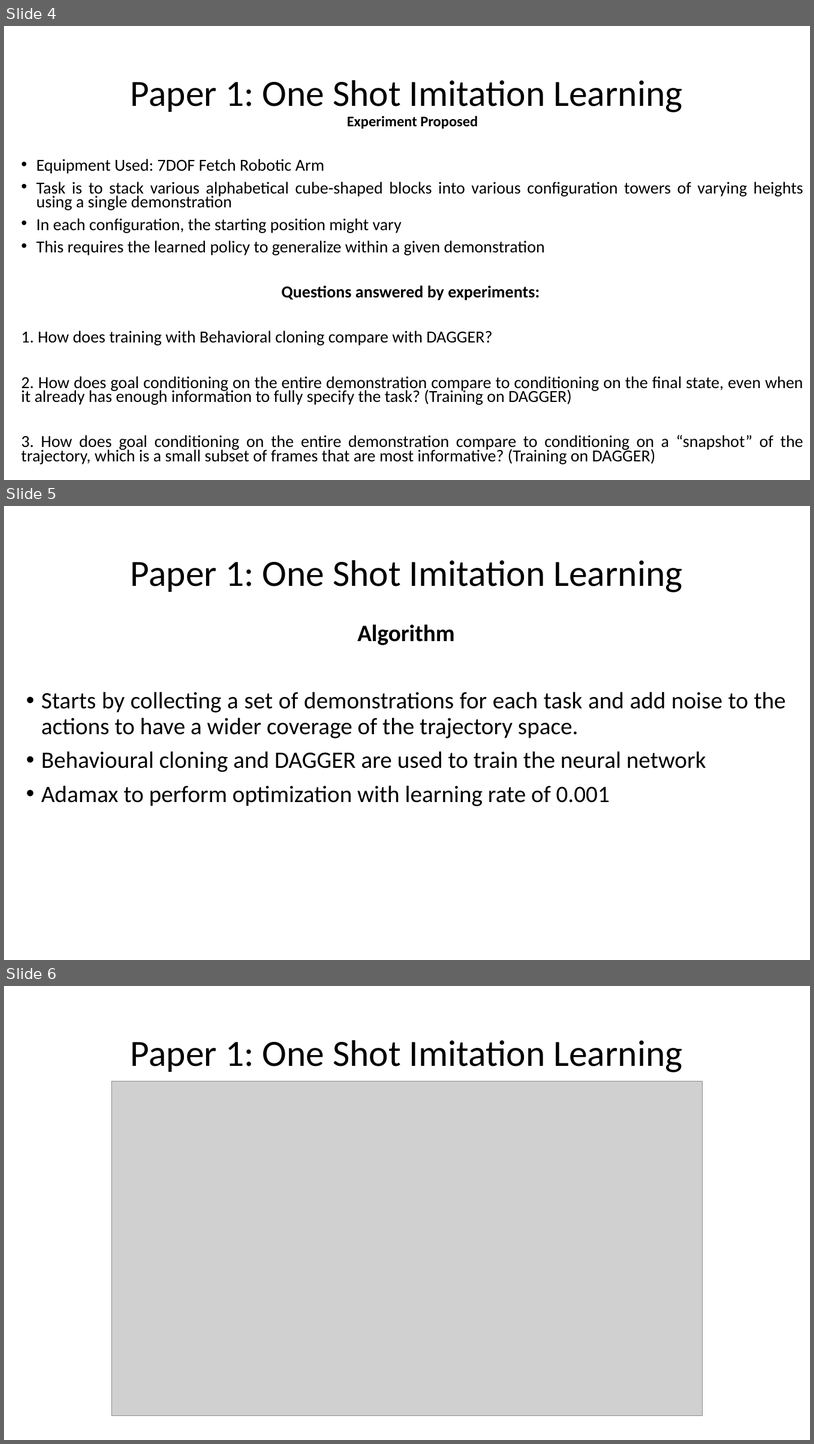
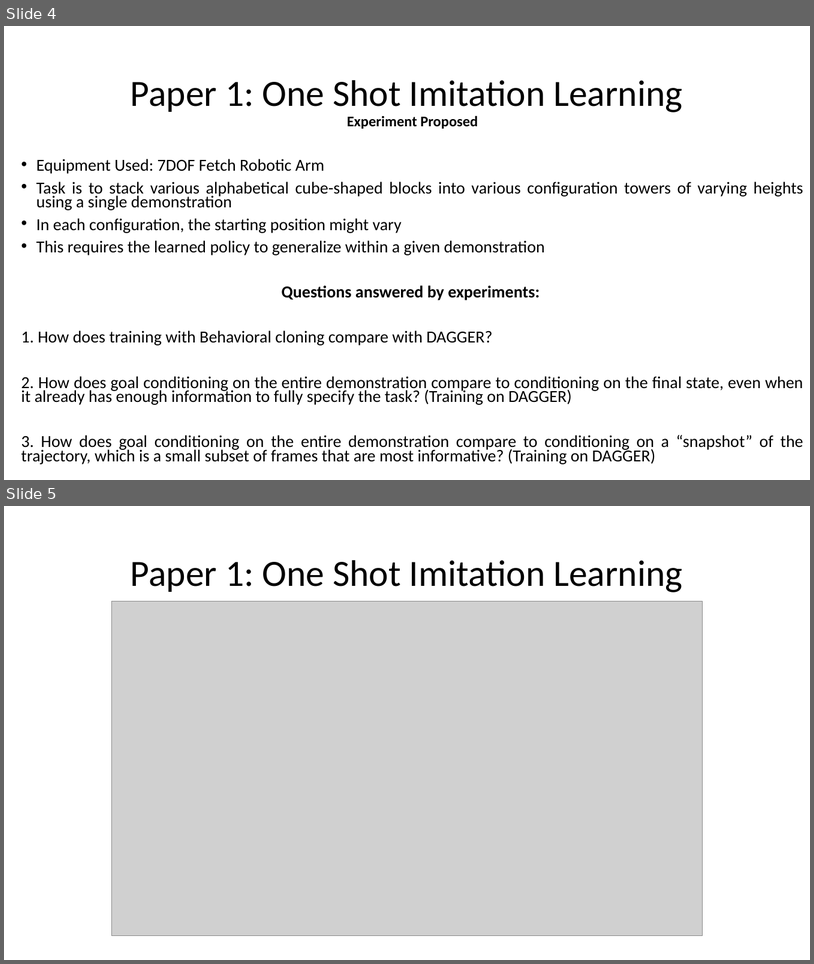
Before and after one commit to kaushikbalasundar/CPDM_DoBot, a slide deck: PPT1_Proposal.pptx. Shown one above the other, each under a label of ours: slides 4, 5 and 6 before the commit, slides 4 and 5 after it. The pictures are 814x1444 and 814x964 pixels, drawn with LibreOffice and Linux fonts; fonts in the diff are those of the drawing; grey boxes stand for pictures. Boxes give left, top, right and bottom in pixels: in the first picture for what was removed or moved away, otherwise in the second. Text is boxed around its words. In the diff, an @@ line names an element or a change of style, - is before the commit and + after.

```diff
--- a/PPT1_Proposal.pptx
+++ b/PPT1_Proposal.pptx
@@ slide 5 removed at (x1=4, y1=506, x2=810, y2=960), background #FFFFFF @@
@@ title removed at (x1=131, y1=560, x2=683, y2=592) @@
-Paper 1: One Shot Imitation Learning
@@ text removed at (x1=41, y1=624, x2=786, y2=806) @@
-Algorithm
-• Starts by collecting a set of demonstrations for each task and add noise to the actions to have a wider coverage of the trajectory space.
-• Behavioural cloning and DAGGER are used to train the neural network
-• Adamax to perform optimization with learning rate of 0.001
@@ what was slide 6 is now slide 5 @@
```
Also in this commit, not shown: 5 slides changed, 5 slides added, 3 other slides removed, 2 other files.
